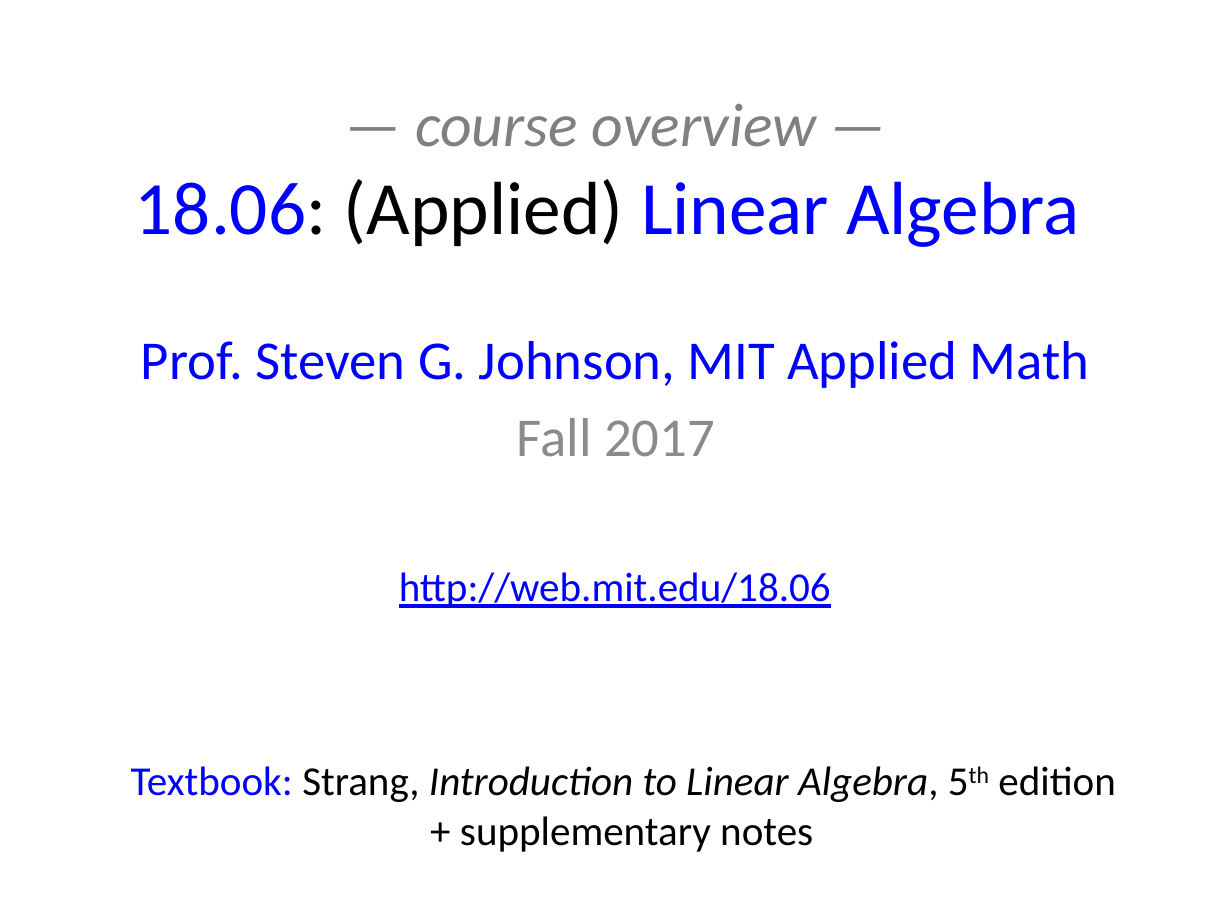
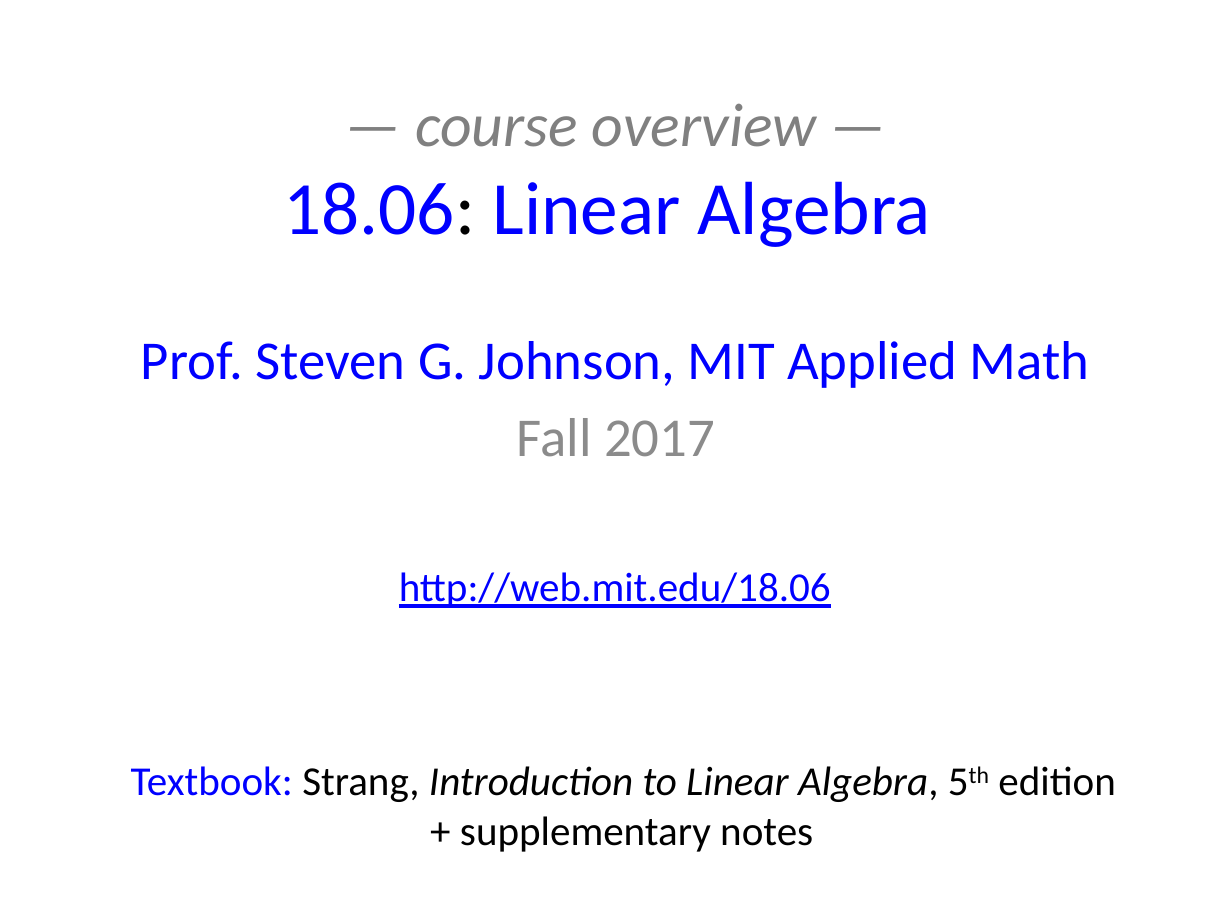
Before and after one commit to mitmath/1806, a slide deck: slide 1 of lectures/overview.pptx. Drawn at 1232x924 pixels with LibreOffice and Linux fonts; fonts in the diff are those of the drawing. Boxes give left, top, right and bottom in pixels: in the first picture for what was removed or moved away, otherwise in the second. Text is boxed around its words. In the diff, an @@ line names an element or a change of style, - is before the commit and + after.

```diff
--- a/lectures/overview.pptx
+++ b/lectures/overview.pptx
@@ title at <box>283,103,930,247</box>: text changed @@
-— course overview —
-18.06: (Applied) Linear Algebra
+— course overview —
+18.06: Linear Algebra
```
Also in this commit, not shown: 1 other slide changed, 1 other file.
